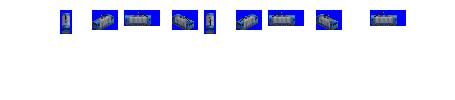
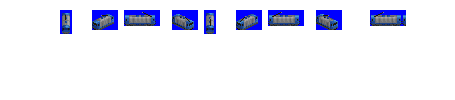
Comparing the layer stacks of the two 455 x 100 images. Changes:
painted on "Background" over [134, 12, 406, 26]
